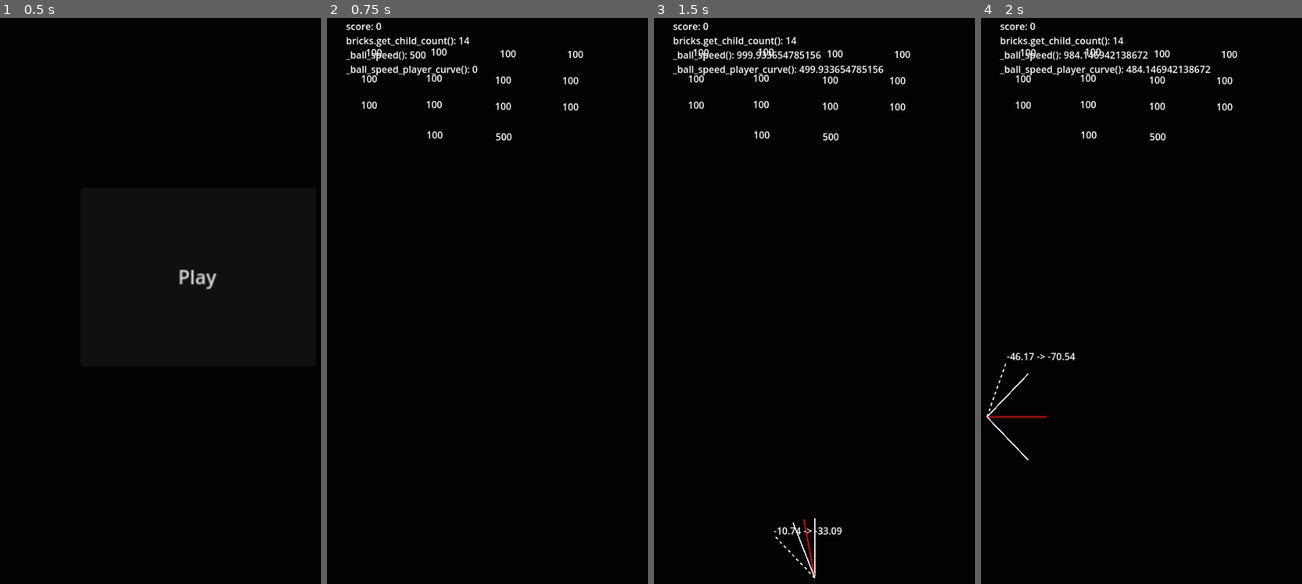
Above: before the commit, frames 1-4 (left to right).
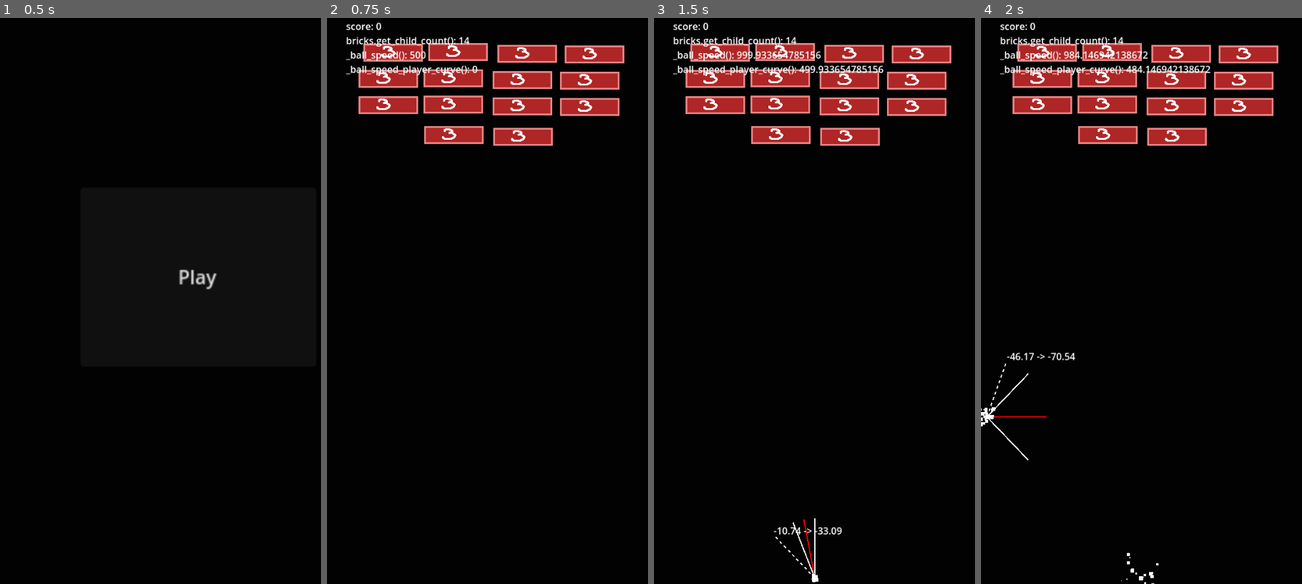
Above: after the commit, the same moments.

Repository: arunas-cesonis/pingpong2
Game: Godot game, scene res://main.tscn
Two runs of this game, one before a commit and one after it. Both use one fixed random seed, a clock stepped at 60 frames per second and the inputs below.
Inputs:
- Up to frame 1 (0.5 s): no input
- Up to frame 2 (0.75 s): click "Play" at 0.5 s
- Up to frame 3 (1.5 s): tap Enter at 1.25 s; hold D (MoveRight) from 1.28 s (still down)
- Up to frame 4 (2 s): keep holding D (MoveRight)

Frame 1 is identical in both runs. In frame 2, 8.4% of the frame differs, in the area x 9-93%, y 4-23%; in frame 3, 8.4%; in frame 4, 8.5%, in the area x 0-93%, y 4-100%.

Commit message:
Spawn on collision

Diff:
--- a/brick.gd
+++ b/brick.gd
@@ -1,39 +1,37 @@
 extends StaticBody2D
 
-@onready var health_label = $Health
-@export var initial_health := 100.0
+@export_range(1, 3) var initial_health := 3
 @onready var health := initial_health
 
 enum Status {OK, DAMAGED, DEAD}
 var status: Status = Status.OK
 
-func _update_text() -> void:
-	health_label.text = str(health)
+func _update_health_visuals() -> void:
+	$DemoBrick.set_frame_and_progress(health-1, 0.0)
 
 func is_dead() -> bool:
 	return get_status() == Status.DEAD
 
 func get_status() -> Status:
 	if health < initial_health:
-		if health > 0.0:
+		if health > 0:
 			return Status.DAMAGED
 		else:
 			return Status.DEAD
 	else:
 		return Status.OK
 
-func apply_damage(amount: float) -> bool:
+func apply_damage(amount: int) -> bool:
 	var prev_status := self.get_status()
 	health -= amount
-	_update_text()
+	_update_health_visuals()
 	if self.get_status() == Status.DEAD:
 		self.queue_free()
 		return prev_status != Status.DEAD
 	return false
 
-# Called when the node enters the scene tree for the first time.
 func _ready() -> void:
-	_update_text()
+	_update_health_visuals()
 
 # Called every frame. 'delta' is the elapsed time since the previous frame.
 func _process(_delta: float) -> void:
--- a/brick.tscn
+++ b/brick.tscn
@@ -1,9 +1,39 @@
-[gd_scene load_steps=3 format=3 uid="uid://bd2vvxg46gdxp"]
+[gd_scene load_steps=8 format=3 uid="uid://bd2vvxg46gdxp"]
 
 [ext_resource type="Script" path="res://brick.gd" id="1_gwsqq"]
+[ext_resource type="Texture2D" uid="uid://b6a5vmo0jivk4" path="res://demo_brick.png" id="2_m8c4d"]
 
 [sub_resource type="RectangleShape2D" id="RectangleShape2D_br3nh"]
 size = Vector2(100, 30)
+
+[sub_resource type="AtlasTexture" id="AtlasTexture_ywuyu"]
+atlas = ExtResource("2_m8c4d")
+region = Rect2(0, 0, 100, 30)
+
+[sub_resource type="AtlasTexture" id="AtlasTexture_dlmvk"]
+atlas = ExtResource("2_m8c4d")
+region = Rect2(0, 30, 100, 30)
+
+[sub_resource type="AtlasTexture" id="AtlasTexture_h4yso"]
+atlas = ExtResource("2_m8c4d")
+region = Rect2(0, 60, 100, 30)
+
+[sub_resource type="SpriteFrames" id="SpriteFrames_cpm8p"]
+animations = [{
+"frames": [{
+"duration": 1.0,
+"texture": SubResource("AtlasTexture_ywuyu")
+}, {
+"duration": 1.0,
+"texture": SubResource("AtlasTexture_dlmvk")
+}, {
+"duration": 1.0,
+"texture": SubResource("AtlasTexture_h4yso")
+}],
+"loop": true,
+"name": &"default",
+"speed": 5.0
+}]
 
 [node name="Brick" type="StaticBody2D"]
 script = ExtResource("1_gwsqq")
@@ -11,9 +41,6 @@
 [node name="CollisionShape2D" type="CollisionShape2D" parent="."]
 shape = SubResource("RectangleShape2D_br3nh")
 
-[node name="Health" type="Label" parent="."]
-offset_left = -46.0
-offset_top = -12.0
-offset_right = -6.0
-offset_bottom = 11.0
-text = "100"
+[node name="DemoBrick" type="AnimatedSprite2D" parent="."]
+sprite_frames = SubResource("SpriteFrames_cpm8p")
+frame_progress = 0.710039
--- /dev/null
+++ b/demo_spawn_on_collision.gd
@@ -0,0 +1,9 @@
+extends Node2D
+
+
+# Called when the node enters the scene tree for the first time.
+func _ready() -> void:
+	$CPUParticles2D.restart()
+
+func _on_cpu_particles_2d_finished() -> void:
+	self.queue_free()
--- /dev/null
+++ b/demo_spawn_on_collision.tscn
@@ -0,0 +1,20 @@
+[gd_scene load_steps=2 format=3 uid="uid://dcgovrgwsr7io"]
+
+[ext_resource type="Script" path="res://demo_spawn_on_collision.gd" id="1_hd8k1"]
+
+[node name="DemoSpawnOnCollision" type="Node2D"]
+script = ExtResource("1_hd8k1")
+
+[node name="CPUParticles2D" type="CPUParticles2D" parent="."]
+scale = Vector2(1.02387, 1.01799)
+emitting = false
+amount = 30
+one_shot = true
+explosiveness = 1.0
+spread = 180.0
+gravity = Vector2(0, 10)
+initial_velocity_max = 81.38
+scale_amount_min = 0.0
+scale_amount_max = 6.86
+
+[connection signal="finished" from="CPUParticles2D" to="." method="_on_cpu_particles_2d_finished"]
--- a/game.gd
+++ b/game.gd
@@ -1,9 +1,9 @@
 extends Node2D
 
 # TODO
-# 1. Restrict reflection normal from player pad to Vector2.UP
-# 2. 3 states for bricks
-# 3. Spawn nodes on collision
+# 1. DONE. Restrict reflection normal from player pad to Vector2.UP
+# 2. ????. 3 states for bricks. Need to figured out how state is represented.
+# 3. DONE. Spawn nodes on collision
 # 4. Bricks spawn on timer and scroll down
 # 5. When ball is close to pad and Space is pressed, extra boost is applied. 3 seperate influence zones.
 # 6. Mouse controls
@@ -21,6 +21,7 @@
 @export var initial_ball_direction := Vector2(0.0, 1.0)
 @export var player_speed := 500.0
 @export var reflect_amount := 0.5
+@export var spawn_on_collision: PackedScene = null
 @export_category("Ball speed")
 @export var base_ball_speed := 500.0
 @export var ball_speed_player_collision: Curve = Curve.new()
@@ -101,13 +102,18 @@
 
 		elif collision.get_collider() is Brick:
 			var brick := collision.get_collider() as Brick
-			if brick.apply_damage(51.0):
+			if brick.apply_damage(1):
 				score += 1
 			bounce_angle_limit_min = brick_angle_limit_min
 			bounce_angle_limit_max = brick_angle_limit_max
 		else:
 			bounce_angle_limit_min = wall_angle_limit_min
 			bounce_angle_limit_max = wall_angle_limit_max
+
+		if spawn_on_collision:
+			var tmp: Node2D = spawn_on_collision.instantiate()
+			tmp.position = collision.get_position()
+			add_child(tmp)
 
 		bounce_angle_limit_min = deg_to_rad(bounce_angle_limit_min)
 		bounce_angle_limit_max = deg_to_rad(bounce_angle_limit_max)
--- a/game.tscn
+++ b/game.tscn
@@ -1,7 +1,8 @@
-[gd_scene load_steps=8 format=3 uid="uid://chc5a3xqiv7b"]
+[gd_scene load_steps=9 format=3 uid="uid://chc5a3xqiv7b"]
 
 [ext_resource type="Script" path="res://game.gd" id="1_jahp3"]
 [ext_resource type="PackedScene" uid="uid://bd2vvxg46gdxp" path="res://brick.tscn" id="2_2dy8e"]
+[ext_resource type="PackedScene" uid="uid://dcgovrgwsr7io" path="res://demo_spawn_on_collision.tscn" id="2_g117g"]
 [ext_resource type="Script" path="res://debug.gd" id="3_xqd3c"]
 
 [sub_resource type="Curve" id="Curve_50j4u"]
@@ -22,6 +23,7 @@
 [node name="Game" type="Node2D"]
 process_mode = 1
 script = ExtResource("1_jahp3")
+spawn_on_collision = ExtResource("2_g117g")
 ball_speed_player_collision = SubResource("Curve_50j4u")
 ball_speed_player_duration = 5.0
 player_angle_limit_min = 33.09
@@ -105,7 +107,6 @@
 
 [node name="Brick14" parent="Bricks" instance=ExtResource("2_2dy8e")]
 position = Vector2(329, 211)
-initial_health = 500.0
 
 [node name="Debug" type="Node2D" parent="."]
 script = ExtResource("3_xqd3c")
Binary file added: demo_brick.png
Not shown, added: demo_brick.png.import
